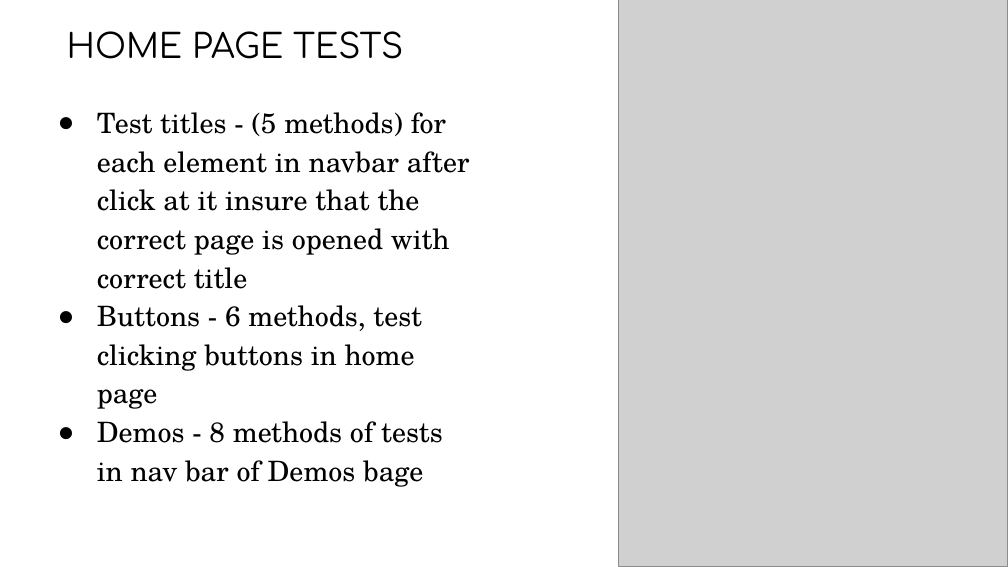
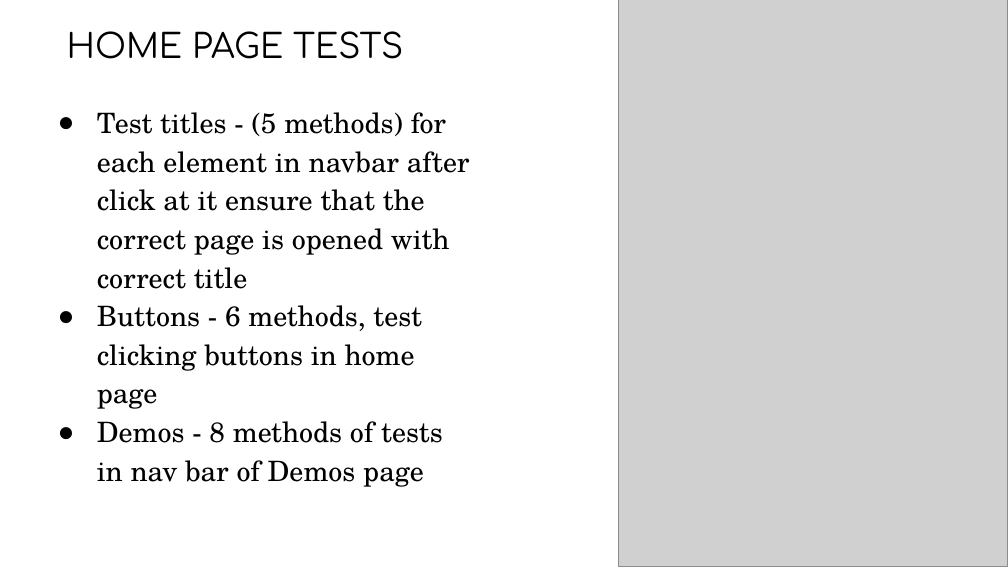
Before and after one commit to samar123419/QA_Automation_middle_project, a slide deck: slide 4 of middle presentation.pptx. Drawn at 1008x567 pixels with LibreOffice and Linux fonts; fonts in the diff are those of the drawing; grey boxes stand for pictures; background and template pictures are left out. Boxes give left, top, right and bottom in pixels: in the first picture for what was removed or moved away, otherwise in the second. Text is boxed around its words. In the diff, an @@ line names an element or a change of style, - is before the commit and + after.

```diff
--- a/middle presentation.pptx
+++ b/middle presentation.pptx
@@ text at bbox=[97, 112, 470, 289]: text changed @@
-● Test titles - (5 methods) for each element in navbar after click at it insure that the correct page is opened with correct title
+● Test titles - (5 methods) for each element in navbar after click at it ensure that the correct page is opened with correct title
@@ text at bbox=[97, 421, 443, 487]: text changed @@
-● Demos - 8 methods of tests in nav bar of Demos bage
+● Demos - 8 methods of tests in nav bar of Demos page
```
Also in this commit, not shown: 2 other slides changed.
